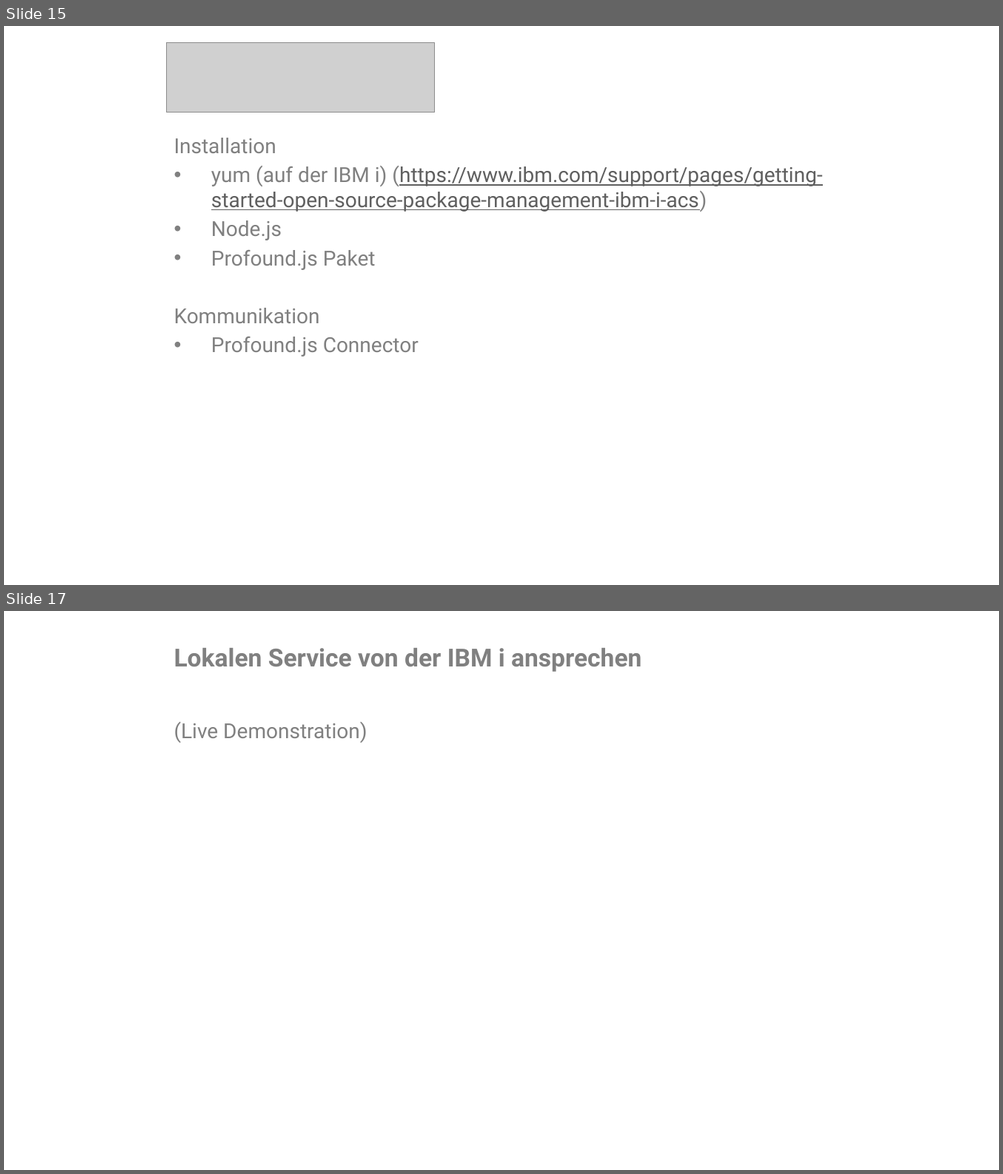
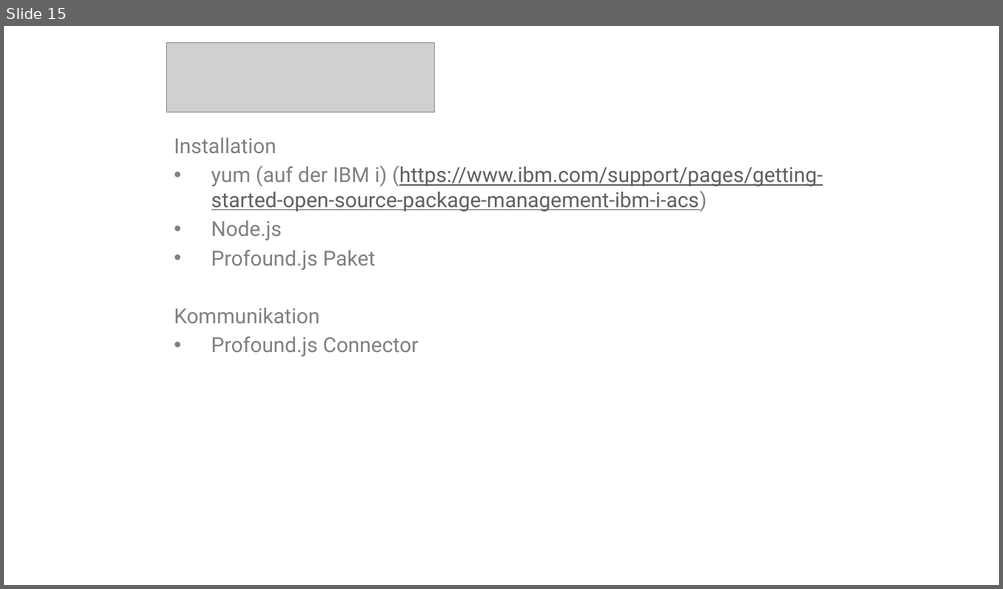
Before and after one commit to TaskForceIT/COMMON-Mai-2020, a slide deck: Hybrid-Cloud-Lösung mit RPG.pptx. Shown one above the other, each under a label of ours: slides 15 and 17 before the commit, slide 15 after it; the slides between them are not shown. The pictures are 1003x1174 and 1003x589 pixels, drawn with LibreOffice and Linux fonts; fonts in the diff are those of the drawing; grey boxes stand for pictures; background and template pictures are left out. Boxes give left, top, right and bottom in pixels: in the first picture for what was removed or moved away, otherwise in the second. Text is boxed around its words. In the diff, an @@ line names an element or a change of style, - is before the commit and + after.

```diff
--- a/Hybrid-Cloud-Lösung mit RPG.pptx
+++ b/Hybrid-Cloud-Lösung mit RPG.pptx
@@ slide 17 removed at <box>4,611,999,1170</box>, background #FFFFFF @@
@@ title removed at <box>174,648,641,672</box> @@
-Lokalen Service von der IBM i ansprechen
@@ text removed at <box>174,722,367,743</box> @@
-(Live Demonstration)
```
Also in this commit, not shown: 2 slides changed, 1 slide added.
